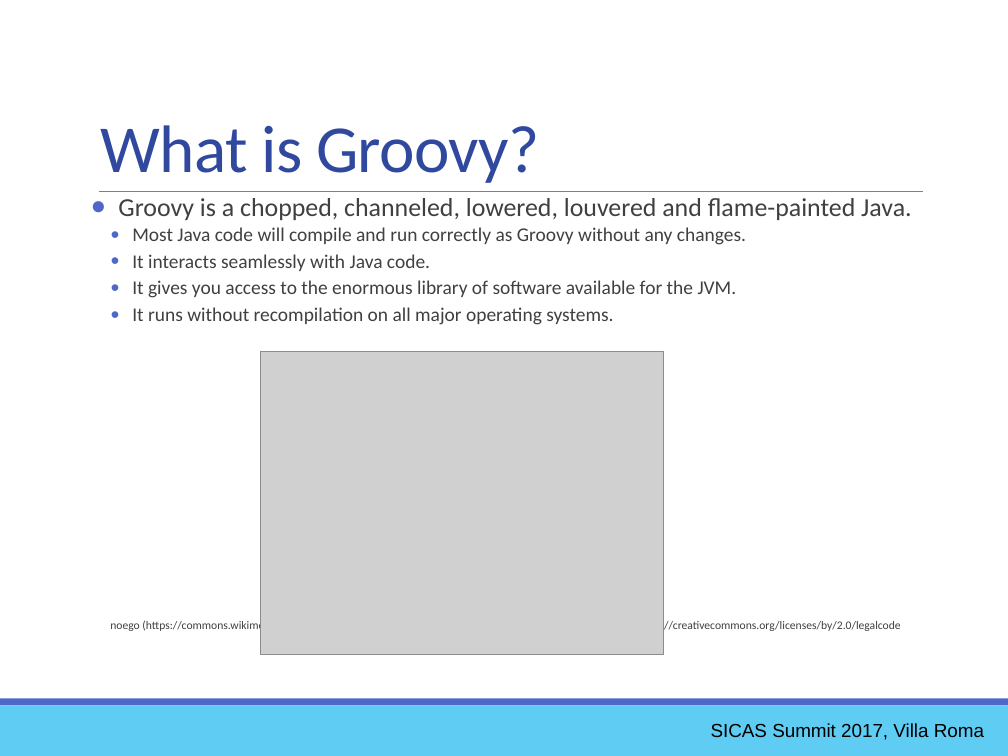
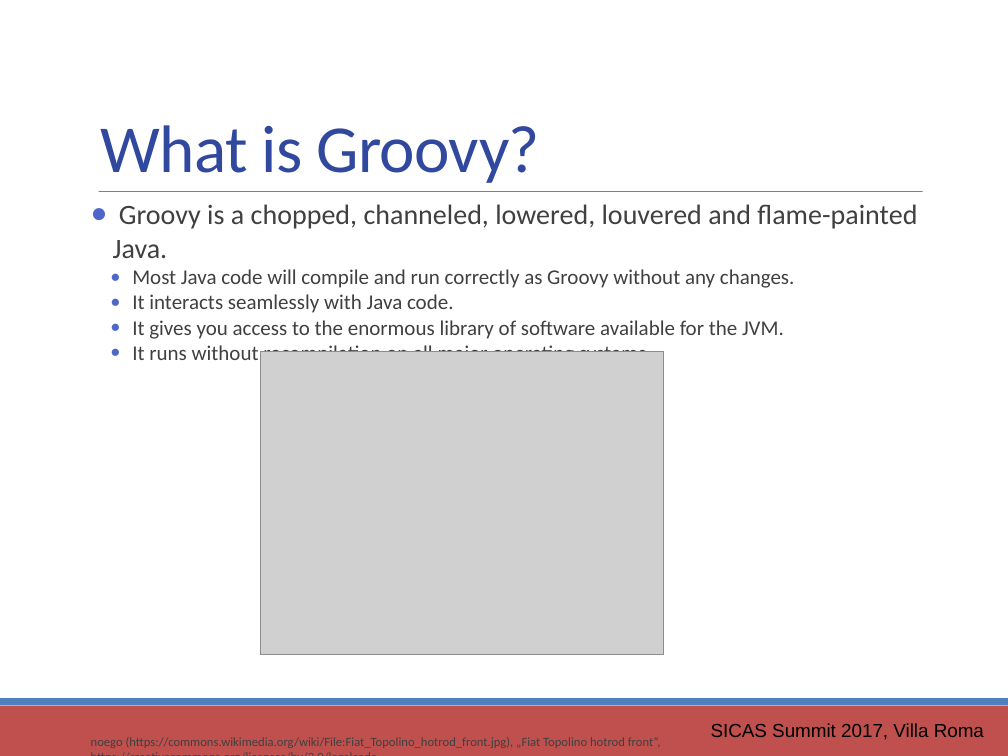
Before and after one commit to ewcole/simple_report, a slide deck: slide 6 of docs/SICAS_2017/Cole_Drop-In Reporting with Groovy.pptx. Drawn at 1008x756 pixels with LibreOffice and Linux fonts; fonts in the diff are those of the drawing; grey boxes stand for pictures. Boxes give left, top, right and bottom in pixels: in the first picture for what was removed or moved away, otherwise in the second. Text is boxed around its words. In the diff, an @@ line names an element or a change of style, - is before the commit and + after.

```diff
--- a/docs/SICAS_2017/Cole_Drop-In Reporting with Groovy.pptx
+++ b/docs/SICAS_2017/Cole_Drop-In Reporting with Groovy.pptx
@@ text "Groovy is a chopped, channeled, ..." at <box>91,204,917,748</box>: size 18.5 to 20 pt in "Groovy is a chopped, channeled, lowered, louvered ..."; size 13.9 to 15 pt in "Most Java code will compile and run ...", "It interacts seamlessly with Java code.", "It gives you access to the enormous ...", "It runs without recompilation on all major ..."; size 8.3 to 9 pt in "noego (https://commons.wikimedia.org/wiki/File:Fiat_Topolino ..."; line spacing 0.8 to 1; less space between paragraphs; list level 4 to 1 in "noego (https://commons.wikimedia.org/wiki/File:Fiat_Topolino ..." @@
@@ rectangle at <box>0,706,1008,756</box>: fill #5ECCF3 to #C0504D @@
@@ rectangle at <box>0,699,1008,706</box>: fill #4E67C8 to #4F81BD @@
```
Also in this commit, not shown: 45 other slides changed.
